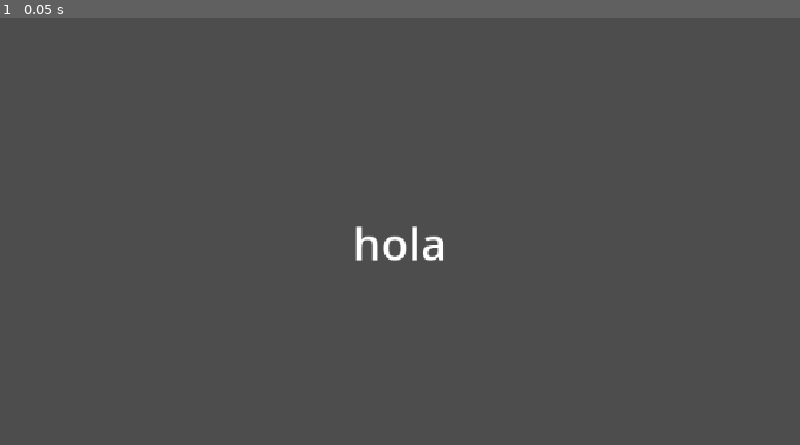
Above: before the commit, frame 1.
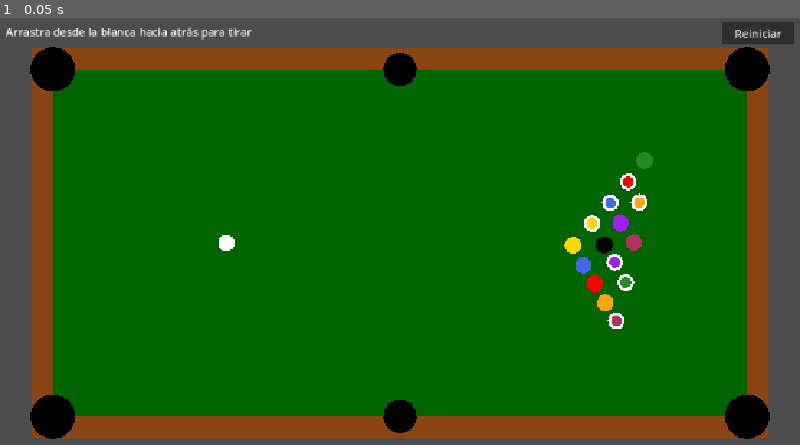
Above: after the commit, the same moment.

Repository: ElMasQueSuenaa/pool
Game: Godot game, scene res://scenes/main.tscn
Two runs of this game, one before a commit and one after it. Both use one fixed random seed, a clock stepped at 60 frames per second and the inputs below.
Inputs:
- Up to frame 1 (0.05 s): no input

The runs differ from the first frame. In frame 1, 85% of the frame differs, in the area x 0-100%, y 0-99%.

Commit message:
Fase 1: mesa, bolas, tiro y prueba de 20 saques
- ball.tscn/ball.gd: RigidBody2D con CCD, umbral de parada y dibujo
  con draw_circle. bounce 0.475 porque Godot suma el bounce de los dos
  cuerpos: bola+bola = 0.95, bola+banda (0.275) = 0.75.
- table.gd (en main.tscn): paño 1000x500, bandas con huecos en las 6
  troneras, rack con la 8 en el centro, detección de reposo y botón
  Reiniciar. Una bola entra cuando su centro sale del paño, que solo
  puede pasar por los huecos.
- cue.gd: tiro tipo tirachinas con la posición de cada evento de ratón
  (el toque del móvil llega como ratón). Fija la velocidad de la blanca
  en vez de aplicar un impulso para no dar un tick en falso de reposo.
- Física a 240 ticks: con 120, durante el saque una bola llegaba a
  solaparse 20.8 de 24 px con otra; con 240 el máximo es 11.9 px.
- tests/test_break.gd: 20 saques a fuerza máxima sin pantalla; pasa
  sin fallos y la mesa queda en reposo en unos 5 s.

Co-Authored-By: Claude Opus 5.5 <noreply@anthropic.com>

Diff:
--- a/project.godot
+++ b/project.godot
@@ -21,7 +21,7 @@
 
 [physics]
 
-common/physics_ticks_per_second=120
+common/physics_ticks_per_second=240
 2d/default_gravity=0.0
 3d/physics_engine="Jolt Physics"
 
--- /dev/null
+++ b/scenes/ball.tscn
@@ -0,0 +1,25 @@
+[gd_scene format=3]
+
+[ext_resource type="Script" path="res://scripts/ball.gd" id="1"]
+
+[sub_resource type="PhysicsMaterial" id="material"]
+friction = 0.0
+bounce = 0.475
+
+[sub_resource type="CircleShape2D" id="shape"]
+radius = 12.0
+
+[node name="Ball" type="RigidBody2D"]
+collision_mask = 3
+physics_material_override = SubResource("material")
+gravity_scale = 0.0
+lock_rotation = true
+continuous_cd = 2
+contact_monitor = true
+max_contacts_reported = 4
+linear_damp_mode = 1
+linear_damp = 1.0
+script = ExtResource("1")
+
+[node name="Shape" type="CollisionShape2D" parent="."]
+shape = SubResource("shape")
--- a/scenes/main.tscn
+++ b/scenes/main.tscn
@@ -1,12 +1,31 @@
 [gd_scene format=3]
 
-[node name="Main" type="Label"]
-anchors_preset = 15
+[ext_resource type="Script" path="res://scripts/table.gd" id="1"]
+[ext_resource type="Script" path="res://scripts/cue.gd" id="2"]
+
+[node name="Table" type="Node2D"]
+position = Vector2(76, 74)
+script = ExtResource("1")
+
+[node name="Cue" type="Node2D" parent="."]
+z_index = 1
+script = ExtResource("2")
+
+[node name="HUD" type="CanvasLayer" parent="."]
+
+[node name="Info" type="Label" parent="HUD"]
+offset_left = 8.0
+offset_top = 8.0
+offset_right = 600.0
+offset_bottom = 34.0
+
+[node name="Reiniciar" type="Button" parent="HUD"]
+anchors_preset = 1
+anchor_left = 1.0
 anchor_right = 1.0
-anchor_bottom = 1.0
-grow_horizontal = 2
-grow_vertical = 2
-theme_override_font_sizes/font_size = 64
-text = "hola"
-horizontal_alignment = 1
-vertical_alignment = 1
+offset_left = -112.0
+offset_top = 6.0
+offset_right = -8.0
+offset_bottom = 38.0
+grow_horizontal = 0
+text = "Reiniciar"
--- /dev/null
+++ b/scripts/ball.gd
@@ -0,0 +1,42 @@
+class_name Ball
+extends RigidBody2D
+
+const RADIUS := 12.0  # igual que el CircleShape2D de ball.tscn
+const STOP_SPEED := 5.0
+const COLORS := [Color.GOLD, Color.ROYAL_BLUE, Color.RED, Color.PURPLE, Color.ORANGE, Color.FOREST_GREEN, Color.MAROON, Color.BLACK]
+
+var number := 0  # 0 = blanca, 1-7 lisas, 8 negra, 9-15 rayadas
+
+
+func _integrate_forces(state: PhysicsDirectBodyState2D) -> void:
+	# Sin esto las bolas se arrastran eternamente
+	if state.linear_velocity.length() < STOP_SPEED:
+		state.linear_velocity = Vector2.ZERO
+
+
+func _draw() -> void:
+	if number == 0:
+		draw_circle(Vector2.ZERO, RADIUS, Color.WHITE)
+	elif number > 8:
+		draw_circle(Vector2.ZERO, RADIUS, Color.WHITE)
+		draw_circle(Vector2.ZERO, RADIUS * 0.65, COLORS[number - 9])
+	else:
+		draw_circle(Vector2.ZERO, RADIUS, COLORS[number - 1])
+
+
+func pocket() -> void:
+	hide()
+	freeze = true
+	# Congelada sigue chocando: se le quitan las capas para que no tape la tronera
+	collision_layer = 0
+	collision_mask = 0
+
+
+func place(pos: Vector2) -> void:
+	freeze = true
+	position = pos
+	linear_velocity = Vector2.ZERO
+	collision_layer = 1
+	collision_mask = 3  # bolas y bandas
+	show()
+	freeze = false
--- /dev/null
+++ b/scripts/cue.gd
@@ -0,0 +1,39 @@
+extends Node2D
+
+## El tiro, como un tirachinas: se pulsa sobre la blanca y se arrastra hacia atrás.
+## La dirección es la opuesta al arrastre y la fuerza va con la distancia.
+## Solo eventos de ratón: Godot convierte el toque en ratón, así que sirve en PC y móvil.
+
+@export var max_drag := 150.0
+@export var max_speed := 3000.0
+
+var aiming := false
+var pointer := Vector2.ZERO  # último punto del ratón o el dedo, en coordenadas de la mesa
+
+@onready var table: Table = get_parent()
+
+
+func _unhandled_input(event: InputEvent) -> void:
+	if table.rolling or not event is InputEventMouse:
+		return
+	pointer = make_input_local(event).position
+	var drag := _drag()
+	if event is InputEventMouseButton and event.button_index == MOUSE_BUTTON_LEFT:
+		if event.pressed:
+			aiming = drag.length() < Ball.RADIUS * 3
+		elif aiming:
+			aiming = false
+			# Soltar sin salir de la blanca cancela el tiro
+			if drag.length() > Ball.RADIUS:
+				table.shoot(drag / max_drag * max_speed)
+	queue_redraw()
+
+
+func _draw() -> void:
+	if aiming:
+		var from := table.cue_ball.position
+		draw_line(from, from + _drag() * 3, Color.WHITE, 2)
+
+
+func _drag() -> Vector2:
+	return (table.cue_ball.position - pointer).limit_length(max_drag)
--- /dev/null
+++ b/scripts/table.gd
@@ -0,0 +1,104 @@
+class_name Table
+extends Node2D
+
+## Mesa: bandas, troneras, rack y detección de "mesa en reposo".
+## El paño va de (0, 0) a (W, H); las bandas quedan fuera y dejan huecos en las troneras.
+
+const W := 1000.0
+const H := 500.0
+const RAIL := 30.0
+const CORNER_GAP := 40.0  # boca de las troneras de esquina, medida sobre cada banda
+const SIDE_GAP := 24.0  # media boca de las troneras del medio
+# Godot suma el bounce de los dos cuerpos: 0.475 (bola) + 0.275 = 0.75 contra la banda
+const RAIL_BOUNCE := 0.275
+const RAILS := [
+	Rect2(CORNER_GAP, -RAIL, W / 2 - SIDE_GAP - CORNER_GAP, RAIL),
+	Rect2(W / 2 + SIDE_GAP, -RAIL, W / 2 - SIDE_GAP - CORNER_GAP, RAIL),
+	Rect2(CORNER_GAP, H, W / 2 - SIDE_GAP - CORNER_GAP, RAIL),
+	Rect2(W / 2 + SIDE_GAP, H, W / 2 - SIDE_GAP - CORNER_GAP, RAIL),
+	Rect2(-RAIL, CORNER_GAP, RAIL, H - 2 * CORNER_GAP),
+	Rect2(W, CORNER_GAP, RAIL, H - 2 * CORNER_GAP),
+]
+const POCKETS := [Vector2(0, 0), Vector2(W / 2, 0), Vector2(W, 0), Vector2(0, H), Vector2(W / 2, H), Vector2(W, H)]
+const HEAD_SPOT := Vector2(W * 0.25, H / 2)
+const FOOT_SPOT := Vector2(W * 0.75, H / 2)
+# La 8 en el centro y una lisa y una rayada en las esquinas de atrás
+const RACK_ORDER := [1, 9, 2, 10, 8, 3, 11, 4, 12, 5, 6, 13, 7, 14, 15]
+
+var balls: Array[Ball] = []  # balls[n] es la bola número n
+var cue_ball: Ball
+var rolling := false
+var pocketed: Array[int] = []
+var shot_time := 0.0
+
+
+func _ready() -> void:
+	var rails := StaticBody2D.new()
+	rails.collision_layer = 2
+	rails.collision_mask = 0
+	rails.physics_material_override = PhysicsMaterial.new()
+	rails.physics_material_override.bounce = RAIL_BOUNCE
+	rails.physics_material_override.friction = 0
+	for r: Rect2 in RAILS:
+		var s := CollisionShape2D.new()
+		s.shape = RectangleShape2D.new()
+		s.shape.size = r.size
+		s.position = r.get_center()
+		rails.add_child(s)
+	add_child(rails)
+
+	for n in 16:
+		var b: Ball = preload("res://scenes/ball.tscn").instantiate()
+		b.number = n
+		add_child(b)
+		balls.append(b)
+	cue_ball = balls[0]
+	$HUD/Reiniciar.pressed.connect(rack)
+	rack()
+
+
+func _draw() -> void:
+	draw_rect(Rect2(-RAIL, -RAIL, W + 2 * RAIL, H + 2 * RAIL), Color.SADDLE_BROWN)
+	draw_rect(Rect2(0, 0, W, H), Color.DARK_GREEN)
+	for p: Vector2 in POCKETS:
+		draw_circle(p, CORNER_GAP * 0.8 if p.x != W / 2 else SIDE_GAP, Color.BLACK)
+
+
+func _physics_process(delta: float) -> void:
+	if not rolling:
+		return
+	shot_time += delta
+	# Las bandas solo dejan salir del paño por los huecos: si el centro sale, la bola entró
+	for b in balls:
+		if b.visible and not Rect2(0, 0, W, H).has_point(b.position):
+			b.pocket()
+			pocketed.append(b.number)
+	for b in balls:
+		if b.visible and b.linear_velocity != Vector2.ZERO:
+			return
+	rolling = false
+	if not cue_ball.visible:
+		# ponytail: puede caer encima de otra bola; la Fase 2 la cambia por bola en mano
+		cue_ball.place(HEAD_SPOT)
+	$HUD/Info.text = "Reposo en %.1f s · embocadas: %s" % [shot_time, pocketed]
+
+
+func rack() -> void:
+	rolling = false
+	cue_ball.place(HEAD_SPOT)
+	var i := 0
+	for row in 5:
+		for j in row + 1:
+			var offset := Vector2(row * sqrt(3.0), (j - row / 2.0) * 2)
+			balls[RACK_ORDER[i]].place(FOOT_SPOT + offset * (Ball.RADIUS + 0.1))
+			i += 1
+	$HUD/Info.text = "Arrastra desde la blanca hacia atrás para tirar"
+
+
+func shoot(velocity: Vector2) -> void:
+	pocketed.clear()
+	shot_time = 0.0
+	rolling = true
+	# Velocidad directa y no impulso: se lee al instante (sin un tick en falso de "reposo")
+	# y no depende de la masa (Tierra solo tendrá que subir mass)
+	cue_ball.linear_velocity = velocity
--- /dev/null
+++ b/tests/test_break.gd
@@ -0,0 +1,43 @@
+extends SceneTree
+
+## Prueba sí/no de la Fase 1, sin pantalla: 20 saques a fuerza máxima.
+##   godot --headless --fixed-fps 240 -s tests/test_break.gd
+## --fixed-fps 240 hace un tick de física por fotograma y corre más rápido que el tiempo real.
+## Un solape breve al chocar es normal; "atravesar" es acercar los centros a menos de un radio.
+
+const MAX_REST := 8.0
+
+
+func _initialize() -> void:
+	seed(1)
+	var table: Table = load("res://scenes/main.tscn").instantiate()
+	root.add_child(table)
+	await process_frame  # que corra _ready() antes de usar la mesa
+	var speed: float = table.get_node("Cue").max_speed
+	var fails := 0
+	var worst := 0.0
+	for i in 20:
+		table.rack()
+		await physics_frame
+		table.shoot(Vector2.RIGHT.rotated(deg_to_rad(randf_range(-2, 2))) * speed)
+		var errors := {}
+		while table.rolling and table.shot_time < MAX_REST:
+			await physics_frame
+			var on_table := table.balls.filter(func(b): return b.visible)
+			for a in on_table:
+				for r: Rect2 in Table.RAILS:
+					if r.has_point(a.position):
+						errors["la %d atravesó una banda" % a.number] = true
+				for b in on_table:
+					if a.number < b.number:
+						var d: float = a.position.distance_to(b.position)
+						worst = max(worst, 2 * Ball.RADIUS - d)
+						if d < Ball.RADIUS:
+							errors["la %d atravesó a la %d" % [a.number, b.number]] = true
+		if table.rolling:
+			errors["no quedó en reposo en %d s" % MAX_REST] = true
+		print("saque %2d: %4.1f s, embocadas %s %s" % [i + 1, table.shot_time, table.pocketed, ", ".join(errors.keys())])
+		fails += errors.size()
+	print("solape máximo entre bolas: %.1f px (atravesar = más de %d)" % [worst, Ball.RADIUS])
+	print("FALLOS: %d" % fails)
+	quit(fails)
Not shown, added: scripts/ball.gd.uid
Not shown, added: scripts/cue.gd.uid
Not shown, added: scripts/table.gd.uid
Not shown, added: tests/test_break.gd.uid
Not shown, changed: PLAN.md
